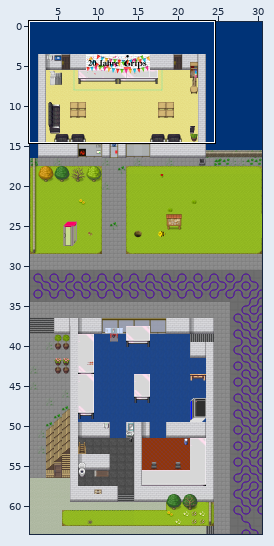
One commit to this Tiled map (JSON): map/main.json. Above, an overview of the earlier version with the close-up marked.
Close-up. Before the edit:
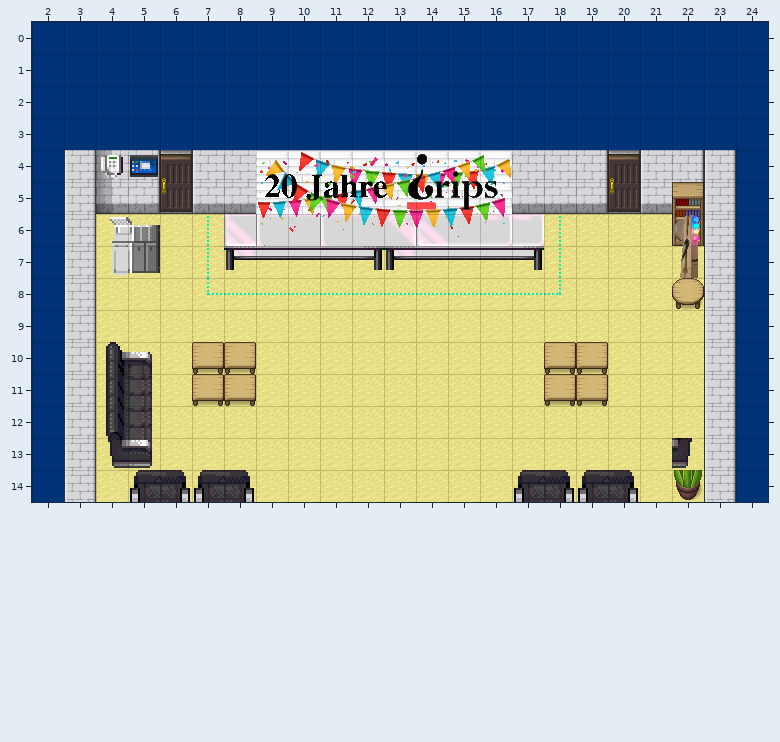
Cells are 32x32 px. Shown: x 2..24, y 0..14. Not drawn, because the pictures are missing: unchanged layers "audioBirthday", "audioPhone", "collides", "dekoBackground2", "exitToKitchen", "exitToLabor", "jitsiHauptraum", "startFromKitchen", "startFromLabor", "websiteZoomBild".
The result:
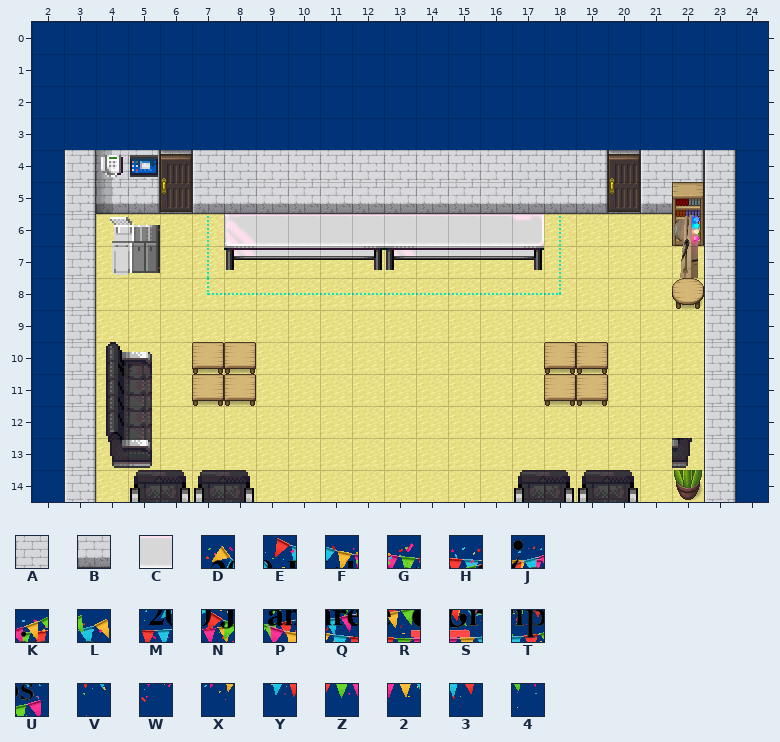
Key: from "cija_32x32_expansion for Pipoy": A 781, B 796; from "furniture_tilesheet": C 92; from "grips": D 0, E 1, F 2, G 3, H 4, J 5, K 6, L 7, M 8, N 9, P 10, Q 11, R 12, S 13, T 14, U 15, V 16, W 17, X 18, Y 19, Z 20, 2 21, 3 22, 4 23.
_ is an empty cell, . an unchanged one.
From the commit log: Deploying to gh-pages from master @ fc88352e439f85291a7f6e60a829db4fd2e239a7 🚀
Difference:
--- layer "dekoBackground"
@@ x 9..16 @@
- 4 DEFGHJKL
- 5 MNPQRSTU
- 6 VWXYZ234
+ 4 AAAAAAAA
+ 5 BBBBBBBB
+ 6 CCCCCCCC
